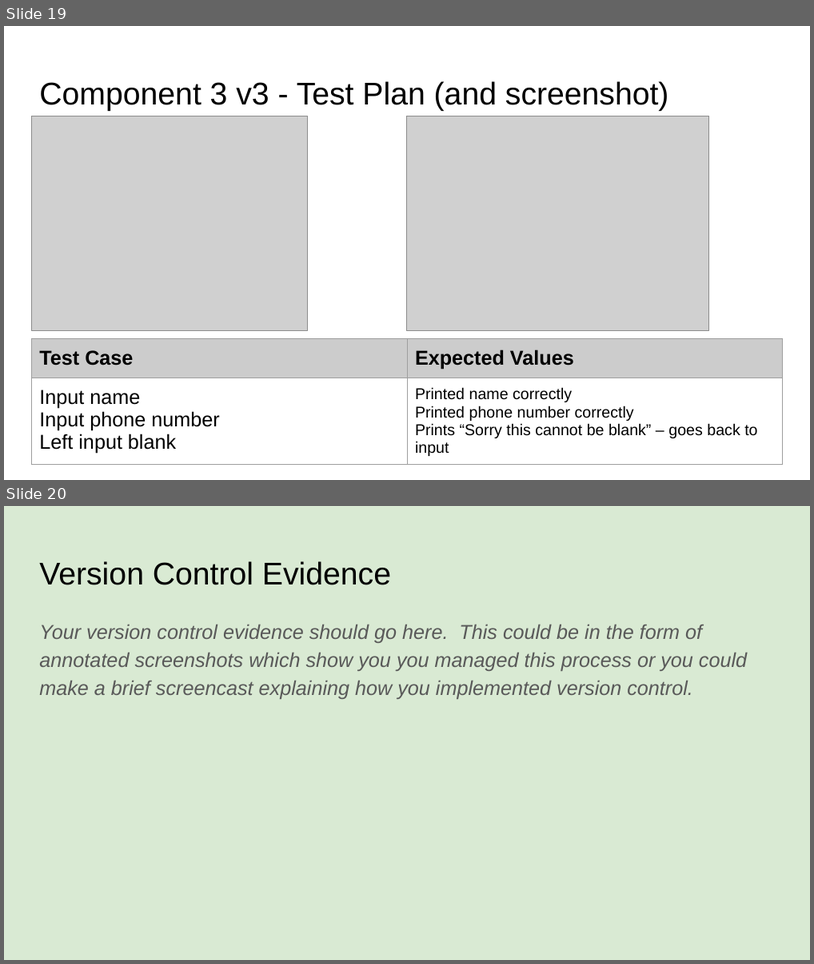
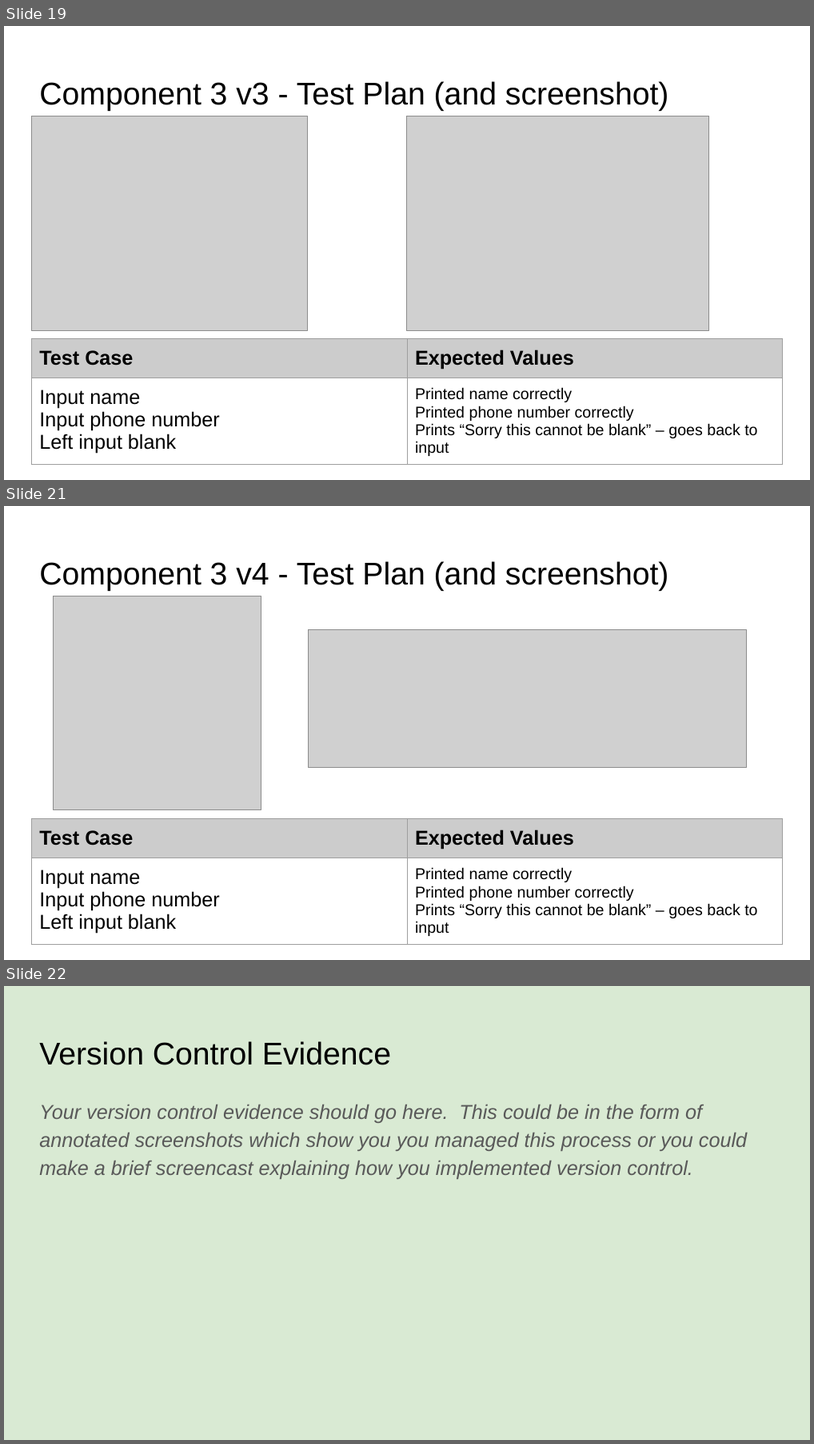
Before and after one commit to danettp/pizza_bot, a slide deck: 022_91893+_+91897+Documentation.pptx. Shown one above the other, each under a label of ours: slides 19 and 20 before the commit, slides 19, 21 and 22 after it; the slides between them are not shown. The pictures are 814x964 and 814x1444 pixels, drawn with LibreOffice and Linux fonts; fonts in the diff are those of the drawing; grey boxes stand for pictures. Boxes give left, top, right and bottom in pixels: in the first picture for what was removed or moved away, otherwise in the second. Text is boxed around its words. In the diff, an @@ line names an element or a change of style, - is before the commit and + after.

Commit message:
Pickup version 4
Created a function for not_blank and used it to validate name and phone.

```diff
--- a/022_91893+_+91897+Documentation.pptx
+++ b/022_91893+_+91897+Documentation.pptx
@@ slide 21 added at [4,506,810,960], background #FFFFFF @@
@@ title added at [39,561,670,591], 28 pt, text #000000 @@
+Component 3 v4 - Test Plan (and screenshot)
@@ picture added at [53,596,262,809] @@
@@ picture added at [309,630,746,768] @@
@@ table added at [31,819,783,950], 2 rows, 2 columns @@
+Test Case | Expected Values
+Input name / Input phone number / Left input blank | Printed name correctly / Printed phone number correctly / Prints “Sorry this cannot be blank” – goes back to input
@@ what was slide 20 is now slide 22 @@
```
Also in this commit, not shown: 1 other slide added, 2 other files.
